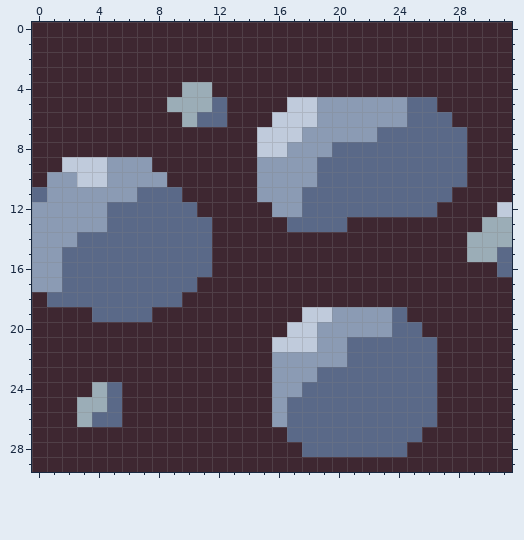
File history of a pixel-art sprite, assets/images/tiles/fixed/2.png. That is the earlier state.
The file is 32x30 pixels.
And afterwards:
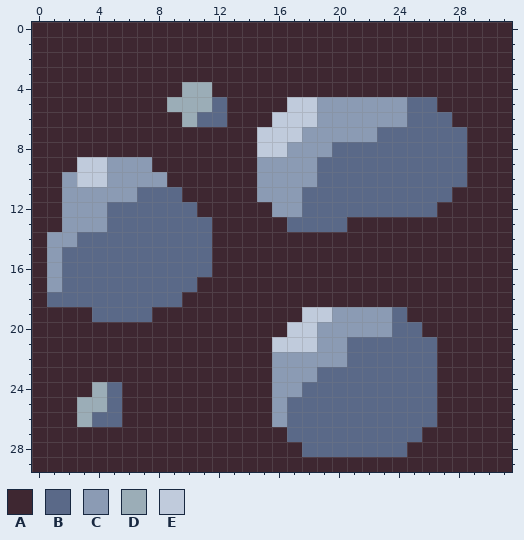
Palette (. is transparent): A #3e2731  B #5a6988  C #8b9bb4  D #9badb7  E #c0cbdc
The edit:
@@ x 0..31 @@
  8 AAAAAAAAAAAAAAAEECCCBBBBBBBBBAAA
- 9 AAEEECCCAAAAAAACCCCBBBBBBBBBBAAA
-10 ACCEECCCCAAAAAACCCCBBBBBBBBBBAAA
-11 BCCCCCCBBBAAAAACCCBBBBBBBBBBAAAA
-12 CCCCCBBBBBBAAAAACCBBBBBBBBBAAAAE
-13 CCCCCBBBBBBBAAAAABBBBAAAAAAAAADD
-14 CCCBBBBBBBBBAAAAAAAAAAAAAAAAADDD
-15 CCBBBBBBBBBBAAAAAAAAAAAAAAAAADDB
-16 CCBBBBBBBBBBAAAAAAAAAAAAAAAAAAAB
-17 CCBBBBBBBBBAAAAAAAAAAAAAAAAAAAAA
+ 9 AAAEECCCAAAAAAACCCCBBBBBBBBBBAAA
+10 AACEECCCCAAAAAACCCCBBBBBBBBBBAAA
+11 AACCCCCBBBAAAAACCCBBBBBBBBBBAAAA
+12 AACCCBBBBBBAAAAACCBBBBBBBBBAAAAA
+13 AACCCBBBBBBBAAAAABBBBAAAAAAAAAAA
+14 ACCBBBBBBBBBAAAAAAAAAAAAAAAAAAAA
+15 ACBBBBBBBBBBAAAAAAAAAAAAAAAAAAAA
+16 ACBBBBBBBBBBAAAAAAAAAAAAAAAAAAAA
+17 ACBBBBBBBBBAAAAAAAAAAAAAAAAAAAAA
 18 ABBBBBBBBBAAAAAAAAAAAAAAAAAAAAAA
Boxes around the changes in both pictures, in picture pixels (x1, y1, x2, y2):
changed: (32, 157, 77, 292)
changed: (467, 202, 512, 277)
